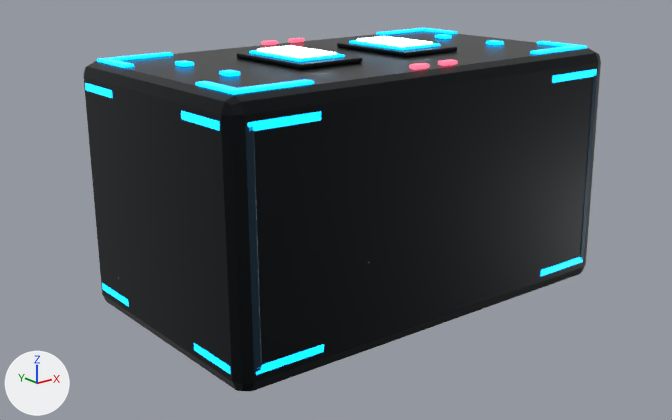
A saved change to the glTF model public/assets/models/powerups/packet-missile.glb.
Before and after are seen from a 50 mm lens placed at (-10.44, -12.59, 10.61), pointed at (-0.36, 0.02, 5.57). Every picture has the same lights, and +X, +Y and +Z are marked at lower left. The older version comes first. Where no turn or scale is listed for an object, it has been applied to the vertices.

The first picture shows 'packet-pose.004-PL-coral', 'packet-pose.004-PL-cyan', 'packet-pose.004-PL-metal', 'packet-pose.004-PL-shell' and 4 more.
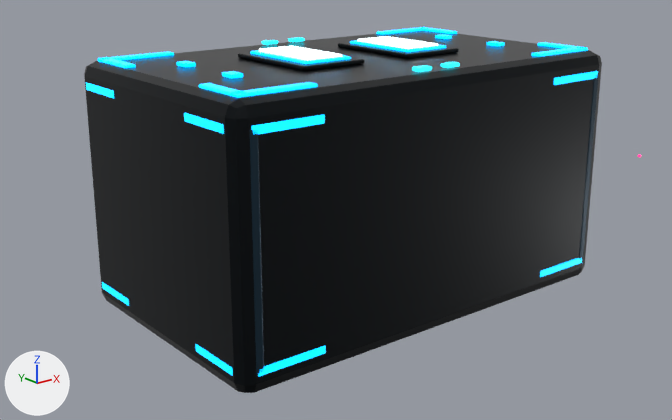
ob_packet_pose_004 is not drawn itself; it is the parent of ob_eye_expression_left_004, ob_eye_expression_right_004, ob_packet_charge_corners_004, ob_packet_charge_mote_pose_0_004, ob_packet_charge_mote_pose_1_004, ob_packet_charge_mote_pose_2_004, ob_packet_charge_mote_pose_3_004, ob_packet_charge_mote_pose_4_004.
ob_eye_expression_left_004 is not drawn itself; it is the parent of ob_eye_cyan_edge_left_004, ob_eye_white_left_004.
ob_eye_expression_right_004 is not drawn itself; it is the parent of ob_eye_cyan_edge_right_004, ob_eye_white_right_004.

What differs and where, as boxes (x1, y1, x2, y2) in the pictures (672 x 420 px):
'packet-pose.004-PL-shell', moved, rescaled, turned: before (83, 31, 601, 391); after (84, 31, 602, 393)
'packet-pose.004-PL-cyan', moved, rescaled, turned: before (85, 28, 597, 375); after (86, 27, 598, 377)
'packet-pose.004-PL-metal', moved, rescaled, turned (mostly hidden): before (245, 72, 598, 372); after (250, 74, 599, 374)
'eye-white-left.004', moved, rescaled, turned: before (257, 45, 336, 58); after (259, 46, 342, 60)
'eye-white-right.004', moved, rescaled, turned: before (356, 36, 433, 47); after (357, 36, 438, 49)
'eye-cyan-edge-left.004', moved, rescaled, turned: before (249, 50, 345, 62); after (250, 50, 351, 64)
'packet-pose.004-PL-coral', recoloured, moved, rescaled, turned: before (261, 38, 457, 69); after (262, 37, 460, 72)
'eye-cyan-edge-right.004', moved, rescaled, turned: before (349, 40, 440, 50); after (350, 40, 446, 52)

What changed in the scene script:
```text
Add mat_trace_signal_cyan:
    mat_trace_signal_cyan = principled_material('Trace-signal-cyan')
    mat_trace_signal_cyan.base_color = (0.015, 0.74, 0.91)  # cyan #21dff5
    mat_trace_signal_cyan.roughness = 0.38
    mat_trace_signal_cyan.emission_color = (0.0165, 0.813, 1.0)  # cyan #23e9ff
    mat_trace_signal_cyan.emission_strength = 1.638
Change me_packet_pose_004_pl_coral:
    where me_packet_pose_004_pl_coral.from_pydata(...)  # 224 vertices, 432 faces; spans x -0.45..0.45, y -2.15..2.15, z 2.2..2.27
    remove me_packet_pose_004_pl_coral.materials.append(mat_pl_coral)  # red #ff546d, glowing red #ff546d
    add me_packet_pose_004_pl_coral.materials.append(mat_trace_signal_cyan)  # cyan #21dff5, glowing cyan #23e9ff
Change ob_packet_pose_004:
    ob_packet_pose_004.rotation_euler: (-0.0114, 0.0000133, -0.00631) -> (0.0, 0.0, 0.0)  # degrees (-0.7, 0, -0.4) -> degrees (0, 0, 0)
    ob_packet_pose_004.location: (0.0, 0.0126, 6.15) -> (0.0, 0.0, 6.147)
    ob_packet_pose_004.scale: (1.0, 0.997, 1.0) -> (1.0, 1.0, 0.999)
Change ob_eye_expression_left_004:
    ob_eye_expression_left_004.location: (-1.1, 0.116, 2.28) -> (-1.1, 0.06, 2.28)
    ob_eye_expression_left_004.scale: (1.01, 0.919, 1.0) -> (1.0, 0.997, 1.0)
Change ob_eye_expression_right_004:
    ob_eye_expression_right_004.location: (1.1, 0.116, 2.28) -> (1.1, 0.06, 2.28)
    ob_eye_expression_right_004.scale: (1.01, 0.919, 1.0) -> (1.0, 0.997, 1.0)
```
